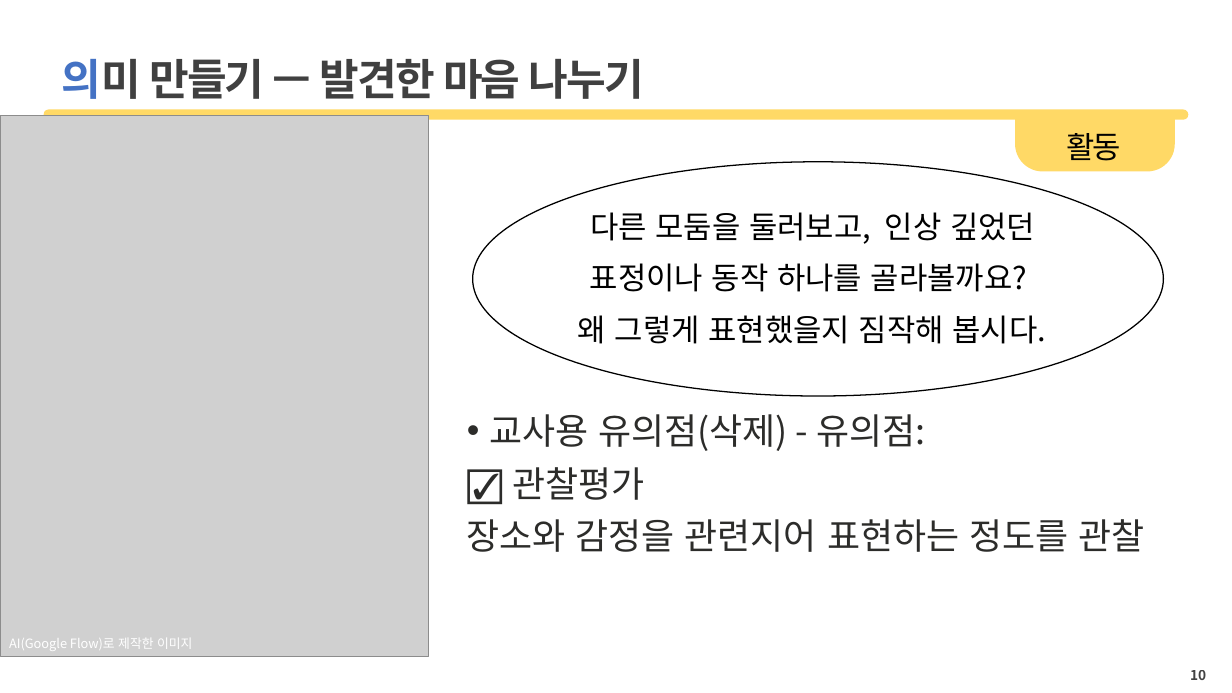
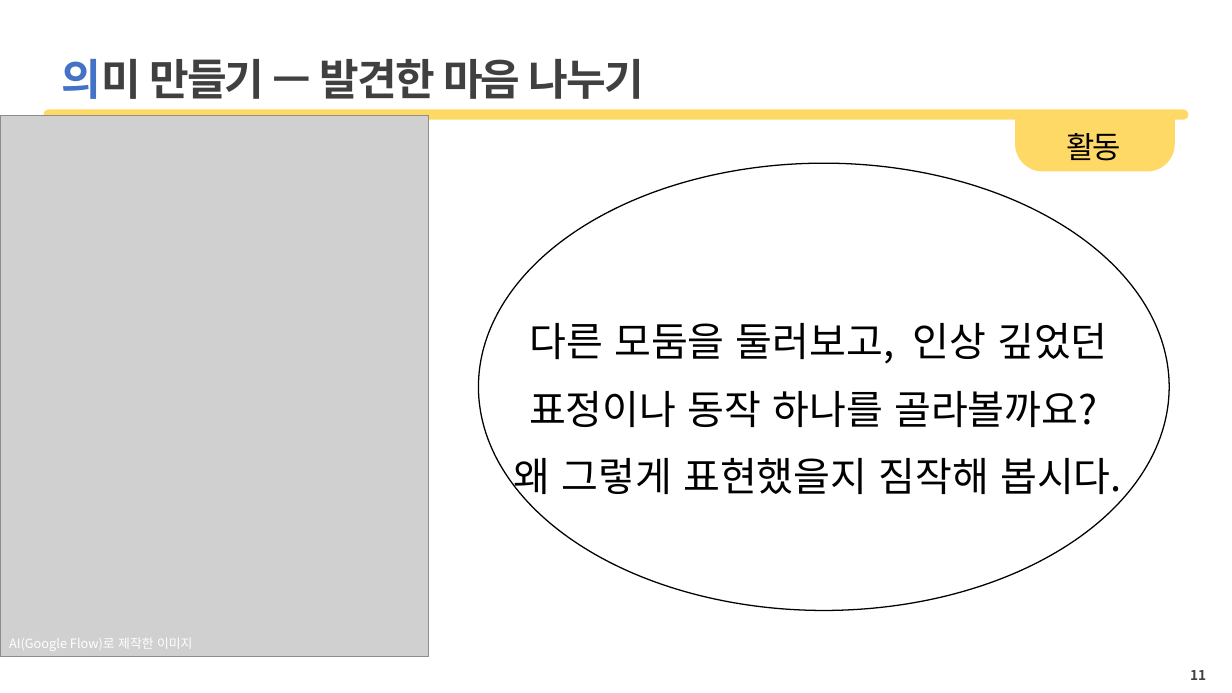
Before and after one commit to biossam/humanskill_art, a slide deck: slide 11 of files/demo/2.pptx (slide 10 before the commit). Drawn at 1232x693 pixels with LibreOffice and Linux fonts; fonts in the diff are those of the drawing; grey boxes stand for pictures; background and template pictures are left out. Boxes give left, top, right and bottom in pixels: in the first picture for what was removed or moved away, otherwise in the second. Text is boxed around its words. In the diff, an @@ line names an element or a change of style, - is before the commit and + after.

```diff
--- a/files/demo/2.pptx
+++ b/files/demo/2.pptx
@@ ellipse: place and size @@
-ellipse at <box>473,162,1165,396</box>
+ellipse at <box>479,164,1170,611</box>
@@ text "다른 모둠을 둘러보고, 인상 깊었던": place and size @@
-text "다른 모둠을 둘러보고, 인상 깊었던" at <box>467,212,1144,552</box>
+text "다른 모둠을 둘러보고, 인상 깊었던" at <box>514,323,1122,502</box>
@@ text "다른 모둠을 둘러보고, 인상 깊었던" at <box>514,323,1122,502</box>: size 24 to 31.2 pt @@
@@ text at <box>467,414,1144,552</box>: paragraphs removed @@
-• 교사용 유의점(삭제) - 유의점:
-☑ 관찰평가
-장소와 감정을 관련지어 표현하는 정도를 관찰
@@ page number at <box>1190,670,1206,680</box>: text changed @@
-10
+11
```
Also in this commit, not shown: 3 other slides changed, 1 slide added, 11 other files.
